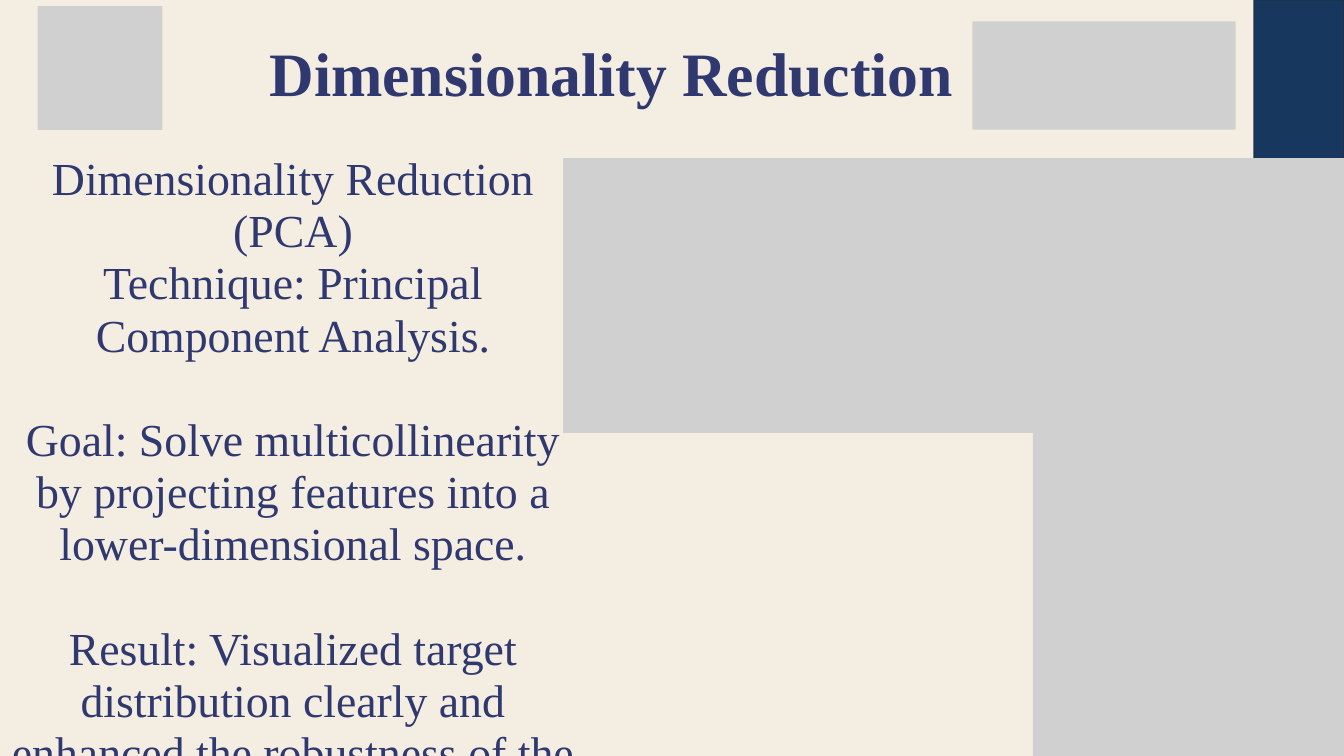
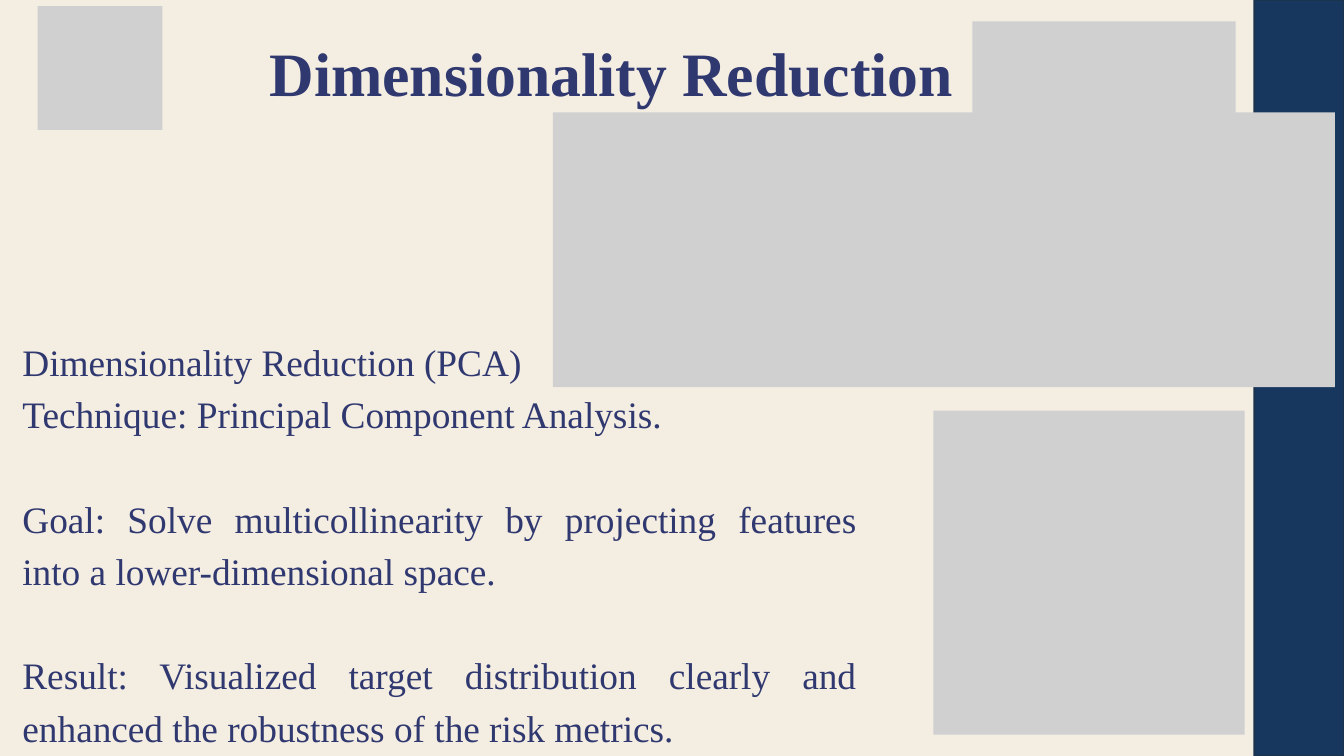
Before and after one commit to 24BAD405-Nishanth/24ADI204_DSV_Team14, a slide deck: slide 14 of FinalPresentation/Team-14-DSV.pptx. Drawn at 1344x756 pixels with LibreOffice and Linux fonts; fonts in the diff are those of the drawing; grey boxes stand for pictures. Boxes give left, top, right and bottom in pixels: in the first picture for what was removed or moved away, otherwise in the second. Text is boxed around its words. In the diff, an @@ line names an element or a change of style, - is before the commit and + after.

```diff
--- a/FinalPresentation/Team-14-DSV.pptx
+++ b/FinalPresentation/Team-14-DSV.pptx
@@ picture: place and size @@
-picture at bbox=[563, 158, 1344, 433]
+picture at bbox=[553, 112, 1335, 387]
@@ text "Dimensionality Reduction (PCA)": place and size @@
-text "Dimensionality Reduction (PCA)" at bbox=[26, 163, 560, 727]
+text "Dimensionality Reduction (PCA)" at bbox=[22, 350, 856, 743]
@@ text "Dimensionality Reduction (PCA)" at bbox=[22, 350, 856, 743]: size 49.1 to 40 pt; alignment centre to justified @@
@@ picture: place and size @@
-picture at bbox=[1033, 433, 1344, 756]
+picture at bbox=[933, 411, 1245, 734]
```
Also in this commit, not shown: 16 other slides changed.
